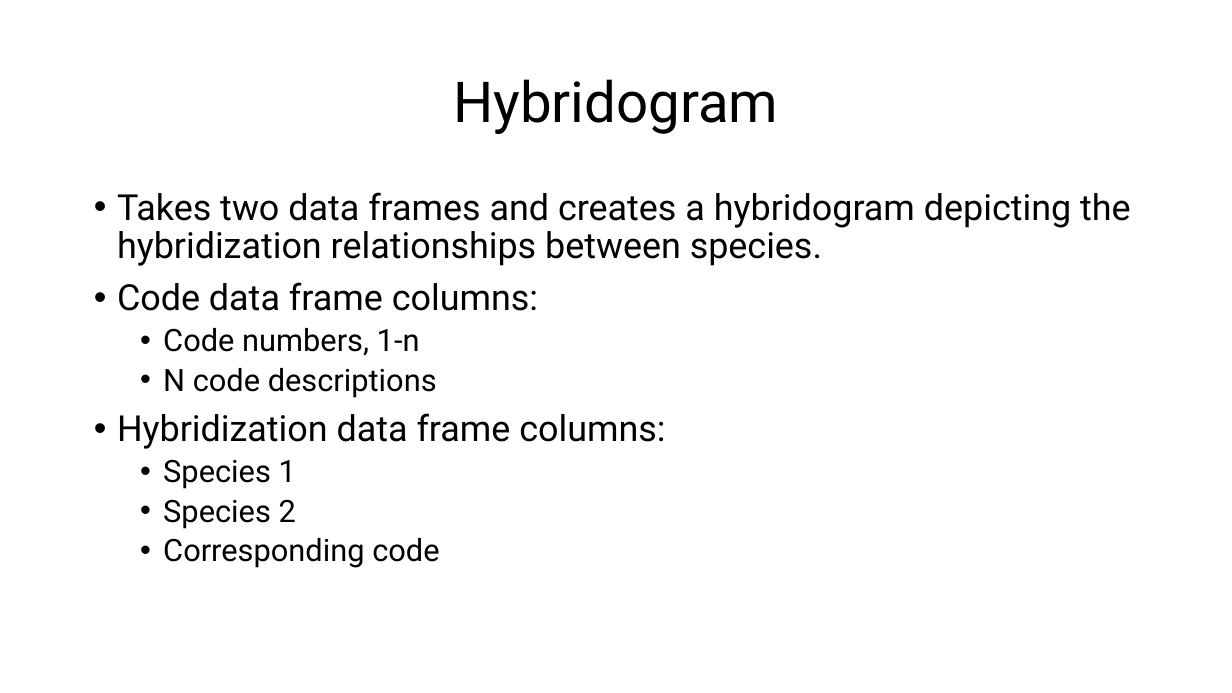
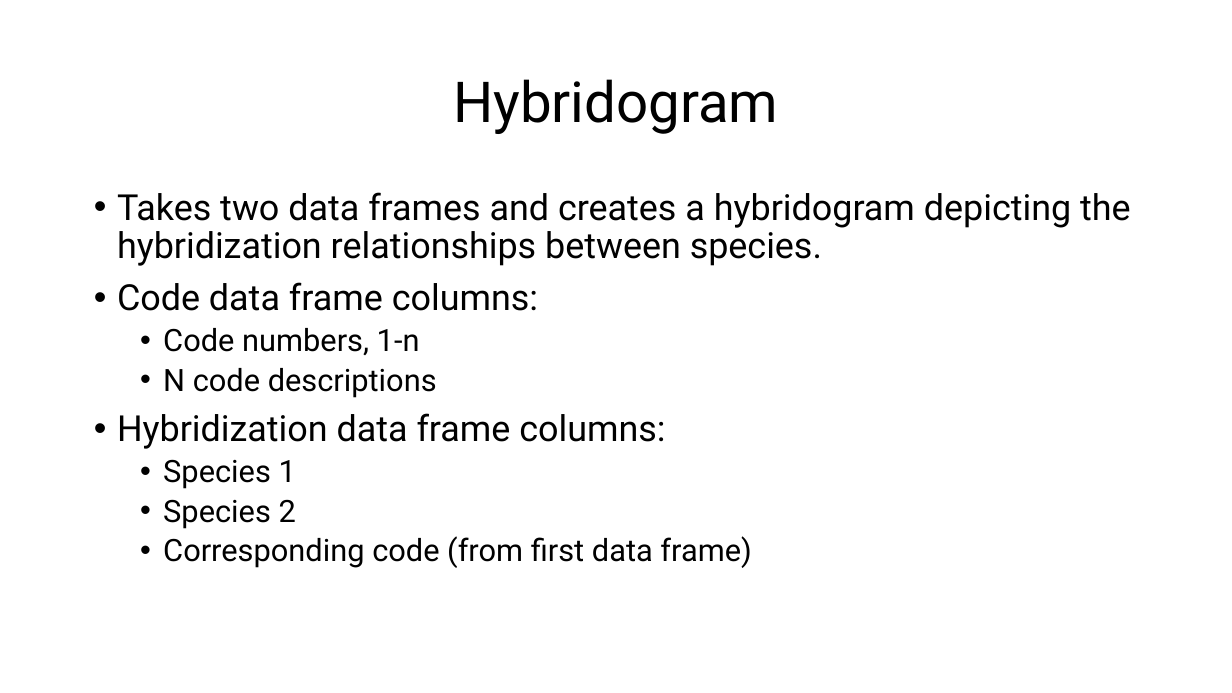
Before and after one commit to csmatyi/crs2025, a slide deck: slide 24 of CRS2025_R_workshop.pptx (slide 23 before the commit). Drawn at 1232x693 pixels with LibreOffice and Linux fonts; fonts in the diff are those of the drawing. Boxes give left, top, right and bottom in pixels: in the first picture for what was removed or moved away, otherwise in the second. Text is boxed around its words. In the diff, an @@ line names an element or a change of style, - is before the commit and + after.

```diff
--- a/CRS2025_R_workshop.pptx
+++ b/CRS2025_R_workshop.pptx
@@ text at [163,536,751,568]: text changed @@
-  • Corresponding code
+  • Corresponding code (from first data frame)
```
Also in this commit, not shown: 6 other slides changed, 1 slide added, 2 other files.
